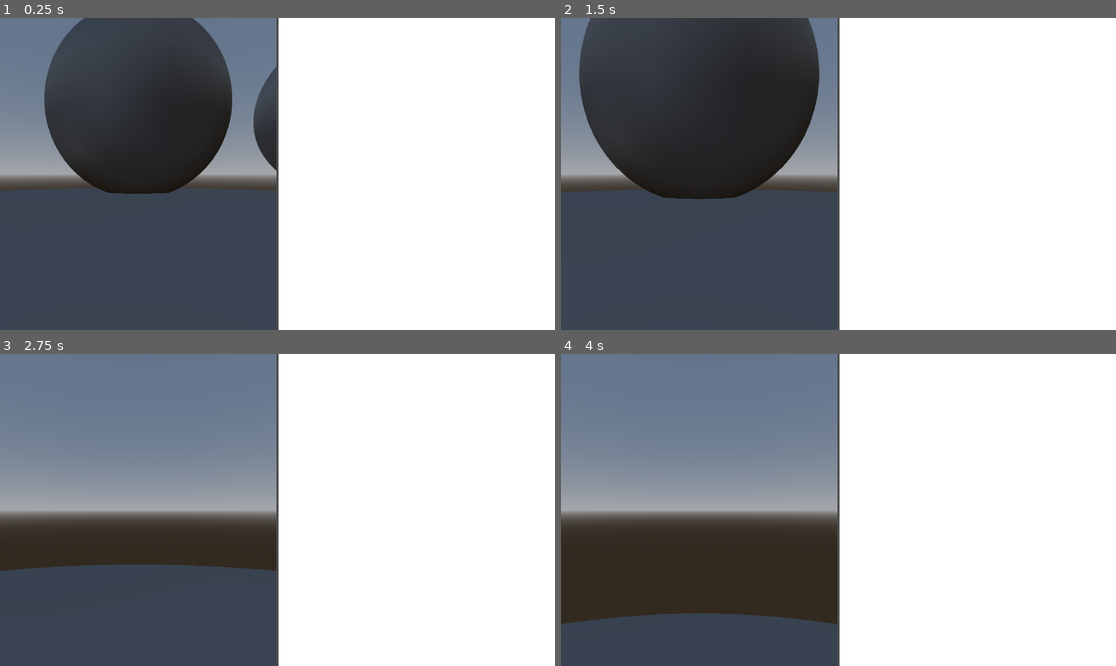
Above: before the commit, frames 1-4 (two rows, left to right).
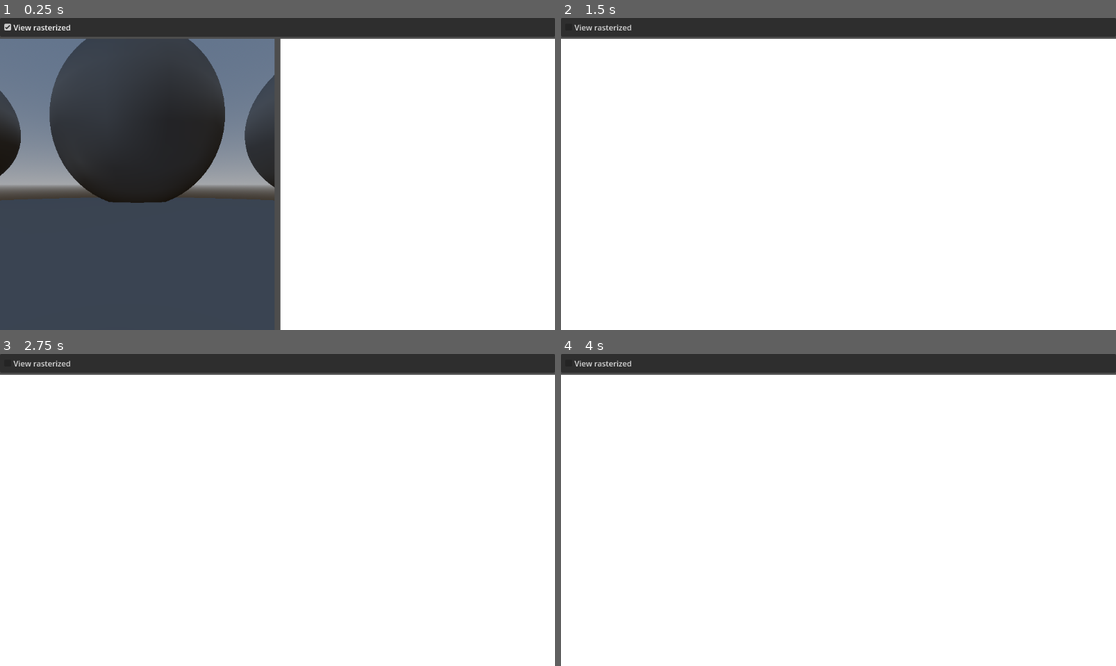
Above: after the commit, the same moments.

Repository: FrancoYudica/ComputePathTracer
Game: Godot game, scene res://main.tscn
Same seed, same stepped clock (60 frames per second), same inputs: the game is played once before the commit and once after it.
Inputs (mouse positions are in pixels of both pictures, inside the frame that each line leads up to):
- Up to frame 1 (0.25 s): no input
- Up to frame 2 (1.5 s): click (838, 27) at 0.5 s, where only the run after the commit has a clickable "View rasterized"; tap Enter at 1.25 s; move the mouse to (866, 174) at 1.27 s; press the mouse at (866, 174) at 1.28 s; hold W (move_forward) from 1.28 s (still down)
- Up to frame 3 (2.75 s): keep holding W (move_forward); move the mouse to (249, 510) at 2.02 s; release the mouse at (249, 510) at 2.03 s; tap Shift (sprint) at 2.1 s; click (249, 510) at 2.3 s
- Up to frame 4 (4 s): keep holding W (move_forward); move the mouse to (849, 503) at 2.77 s; press the mouse at (849, 503) at 2.78 s; move the mouse to (832, 516) at 3.52 s; release the mouse at (832, 516) at 3.53 s; click (832, 516) at 3.6 s

The runs differ from the first frame. In frame 1, 11% of the frame differs, in the area x 0-100%, y 0-100%; in frame 2, 52%; in frame 3, 54%; in frame 4, 54%.
Error in both runs: Cannot call method 'shader_create_from_spirv' on a null value. (res://renderer.gd:61)

Commit message:
Stochastic rendering

Diff:
--- a/cpt/camera_controller.gd
+++ b/cpt/camera_controller.gd
@@ -1,4 +1,6 @@
-extends Camera3D
+extends Node
+
+@export var camera: Camera3D
 
 const MOUSE_SENSITIVITY = 0.002
 
@@ -12,23 +14,27 @@
 var velocity := Vector3()
 
 # The initial camera node rotation.
-var initial_rotation := rotation.y
+@onready var initial_rotation := camera.rotation.y
 
-func _ready() -> void:
-	Input.set_mouse_mode(Input.MOUSE_MODE_CAPTURED)
+var _tracking_mouse: bool = false
 
 func _input(event: InputEvent) -> void:
-	if event is InputEventMouseMotion:
+	if event.is_action_released("mouse_down"):
+		Input.set_mouse_mode(Input.MOUSE_MODE_VISIBLE)
+		_tracking_mouse = false
+
+	if event is InputEventMouseMotion and _tracking_mouse:
 		# Horizontal mouse look.
-		rotation.y -= event.relative.x * MOUSE_SENSITIVITY
+		camera.rotation.y -= event.relative.x * MOUSE_SENSITIVITY
 		# Vertical mouse look, clamped to -90..90 degrees.
-		rotation.x = clamp(rotation.x - event.relative.y * MOUSE_SENSITIVITY, deg_to_rad(-90), deg_to_rad(90))
+		camera.rotation.x = clamp(camera.rotation.x - event.relative.y * MOUSE_SENSITIVITY, deg_to_rad(-90), deg_to_rad(90))
 
-	if event is InputEventKey and event.pressed and event.keycode == KEY_ESCAPE:
-		Input.set_mouse_mode(Input.MOUSE_MODE_VISIBLE)
+func _unhandled_input(event: InputEvent) -> void:
+	if event.is_action_pressed("mouse_down"):
+		Input.set_mouse_mode(Input.MOUSE_MODE_CAPTURED)
+		_tracking_mouse = true
 
 func _process(delta: float) -> void:
-
 	motion.x = Input.get_action_strength("move_right") -  Input.get_action_strength("move_left")
 	motion.y = Input.get_action_strength("move_up") -  Input.get_action_strength("move_down")
 	motion.z = Input.get_action_strength("move_backward") -  Input.get_action_strength("move_forward")
@@ -42,11 +48,11 @@
 
 	# Rotate the motion based on the camera angle.
 	var look_dir = motion \
-		.rotated(Vector3(0, 1, 0), rotation.y - initial_rotation) \
-		.rotated(Vector3(1, 0, 0), cos(rotation.y) * rotation.x) \
-		.rotated(Vector3(0, 0, 1), -sin(rotation.y) * rotation.x)
+		.rotated(Vector3(0, 1, 0), camera.rotation.y - initial_rotation) \
+		.rotated(Vector3(1, 0, 0), cos(camera.rotation.y) * camera.rotation.x) \
+		.rotated(Vector3(0, 0, 1), -sin(camera.rotation.y) * camera.rotation.x)
 
 	# Add motion, apply friction and velocity.
 	velocity += look_dir * move_speed
 	velocity *= 0.9
-	position += velocity * delta
+	camera.position += velocity * delta
--- a/cpt/main.tscn
+++ b/cpt/main.tscn
@@ -1,6 +1,7 @@
-[gd_scene load_steps=8 format=3 uid="uid://cnli58scmym3d"]
+[gd_scene load_steps=9 format=3 uid="uid://cnli58scmym3d"]
 
 [ext_resource type="Script" uid="uid://4bioo7rfdpe8" path="res://renderer.gd" id="1_0xm2m"]
+[ext_resource type="Script" uid="uid://b7h1hntesd0d2" path="res://settings_panel_container.gd" id="2_lquwl"]
 [ext_resource type="Script" uid="uid://bvn3mb2r5hsrn" path="res://camera_controller.gd" id="3_1bvp3"]
 [ext_resource type="PackedScene" uid="uid://dm8mjnxxqhqps" path="res://geometric_objects/procedural_sphere.tscn" id="3_7mycd"]
 [ext_resource type="Script" uid="uid://co7o0yn67fcwx" path="res://texture_loader.gd" id="3_h2yge"]
@@ -22,13 +23,14 @@
 anchor_bottom = 1.0
 grow_horizontal = 2
 grow_vertical = 2
+mouse_filter = 2
 
 [node name="Renderer" type="Node" parent="." node_paths=PackedStringArray("camera", "render_control")]
 script = ExtResource("1_0xm2m")
-camera = NodePath("../HBoxContainer/SubViewportContainer/SubViewport/Node3D/Camera3D")
-render_control = NodePath("../HBoxContainer/SubViewportContainerPathTracer")
+camera = NodePath("../VBoxContainer/HBoxContainer/RasterizedSubViewportContainer/SubViewport/Node3D/Camera3D")
+render_control = NodePath("../VBoxContainer/HBoxContainer/SubViewportContainerPathTracer/SubViewport/ColorRect")
 
-[node name="HBoxContainer" type="HBoxContainer" parent="."]
+[node name="VBoxContainer" type="VBoxContainer" parent="."]
 layout_mode = 1
 anchors_preset = 15
 anchor_right = 1.0
@@ -36,63 +38,94 @@
 grow_horizontal = 2
 grow_vertical = 2
 
-[node name="SubViewportContainer" type="SubViewportContainer" parent="HBoxContainer"]
+[node name="SettingsPanelContainer" type="PanelContainer" parent="VBoxContainer" node_paths=PackedStringArray("rasterized_panel")]
+layout_mode = 2
+script = ExtResource("2_lquwl")
+rasterized_panel = NodePath("../HBoxContainer/RasterizedSubViewportContainer")
+
+[node name="MarginContainer" type="MarginContainer" parent="VBoxContainer/SettingsPanelContainer"]
+layout_mode = 2
+theme_override_constants/margin_left = 4
+theme_override_constants/margin_top = 4
+theme_override_constants/margin_right = 4
+theme_override_constants/margin_bottom = 4
+
+[node name="RasterizedCheckBox" type="CheckBox" parent="VBoxContainer/SettingsPanelContainer/MarginContainer"]
+layout_mode = 2
+button_pressed = true
+text = "View rasterized"
+
+[node name="HBoxContainer" type="SplitContainer" parent="VBoxContainer"]
+layout_mode = 2
+size_flags_vertical = 3
+
+[node name="RasterizedSubViewportContainer" type="SubViewportContainer" parent="VBoxContainer/HBoxContainer"]
 layout_mode = 2
 size_flags_horizontal = 3
 stretch = true
 
-[node name="SubViewport" type="SubViewport" parent="HBoxContainer/SubViewportContainer"]
+[node name="SubViewport" type="SubViewport" parent="VBoxContainer/HBoxContainer/RasterizedSubViewportContainer"]
 handle_input_locally = false
-size = Vector2i(574, 648)
+size = Vector2i(570, 605)
 render_target_update_mode = 4
 
-[node name="Node3D" type="Node3D" parent="HBoxContainer/SubViewportContainer/SubViewport"]
+[node name="Node3D" type="Node3D" parent="VBoxContainer/HBoxContainer/RasterizedSubViewportContainer/SubViewport"]
 
-[node name="Camera3D" type="Camera3D" parent="HBoxContainer/SubViewportContainer/SubViewport/Node3D"]
+[node name="Camera3D" type="Camera3D" parent="VBoxContainer/HBoxContainer/RasterizedSubViewportContainer/SubViewport/Node3D"]
 transform = Transform3D(1, 0, 0, 0, 1, 0, 0, 0, 1, 0, 0.096968114, 0)
 environment = SubResource("Environment_h2yge")
 current = true
-script = ExtResource("3_1bvp3")
 
-[node name="ProceduralSphere" parent="HBoxContainer/SubViewportContainer/SubViewport/Node3D" instance=ExtResource("3_7mycd")]
+[node name="ProceduralSphere" parent="VBoxContainer/HBoxContainer/RasterizedSubViewportContainer/SubViewport/Node3D" instance=ExtResource("3_7mycd")]
 transform = Transform3D(2, 0, 0, 0, 2, 0, 0, 0, 2, 0, 0.82193756, -2.3823183)
+skeleton = NodePath("../../../../../..")
 
-[node name="ProceduralSphere2" parent="HBoxContainer/SubViewportContainer/SubViewport/Node3D" instance=ExtResource("3_7mycd")]
-transform = Transform3D(0.998079, 0, 0.06195439, 0, 1, 0, -0.06195439, 0, 0.998079, 0, 0.41632354, 0.2329768)
+[node name="ProceduralSphere2" parent="VBoxContainer/HBoxContainer/RasterizedSubViewportContainer/SubViewport/Node3D" instance=ExtResource("3_7mycd")]
+transform = Transform3D(0.998079, 0, 0.06195439, 0, 1, 0, -0.06195439, 0, 0.998079, -1.490622, 0.53590345, -1.4769747)
+skeleton = NodePath("../../../../../..")
 
-[node name="ProceduralSphere3" parent="HBoxContainer/SubViewportContainer/SubViewport/Node3D" instance=ExtResource("3_7mycd")]
+[node name="ProceduralSphere3" parent="VBoxContainer/HBoxContainer/RasterizedSubViewportContainer/SubViewport/Node3D" instance=ExtResource("3_7mycd")]
 transform = Transform3D(1, 0, 0, 0, 1, 0, 0, 0, 1, 1.2524259, 0, 0)
+skeleton = NodePath("../../../../../..")
 
-[node name="ProceduralSphere4" parent="HBoxContainer/SubViewportContainer/SubViewport/Node3D" instance=ExtResource("3_7mycd")]
+[node name="ProceduralSphere4" parent="VBoxContainer/HBoxContainer/RasterizedSubViewportContainer/SubViewport/Node3D" instance=ExtResource("3_7mycd")]
 transform = Transform3D(1, 0, 0, 0, 1, 0, 0, 0, 1, 1.2524259, 0.46467423, -1.1992314)
+skeleton = NodePath("../../../../../..")
 
-[node name="ProceduralSphere5" parent="HBoxContainer/SubViewportContainer/SubViewport/Node3D" instance=ExtResource("3_7mycd")]
+[node name="ProceduralSphere5" parent="VBoxContainer/HBoxContainer/RasterizedSubViewportContainer/SubViewport/Node3D" instance=ExtResource("3_7mycd")]
 transform = Transform3D(100, 0, 0, 0, 100, 0, 0, 0, 100, 0, -50, 0)
+skeleton = NodePath("../../../../../..")
 
-[node name="SubViewportContainerPathTracer" type="SubViewportContainer" parent="HBoxContainer"]
+[node name="SubViewportContainerPathTracer" type="SubViewportContainer" parent="VBoxContainer/HBoxContainer"]
 layout_mode = 2
 size_flags_horizontal = 3
 stretch = true
 
-[node name="SubViewport" type="SubViewport" parent="HBoxContainer/SubViewportContainerPathTracer"]
+[node name="SubViewport" type="SubViewport" parent="VBoxContainer/HBoxContainer/SubViewportContainerPathTracer"]
 handle_input_locally = false
-size = Vector2i(574, 648)
+size = Vector2i(570, 605)
 render_target_update_mode = 4
 
-[node name="ColorRect" type="ColorRect" parent="HBoxContainer/SubViewportContainerPathTracer/SubViewport"]
+[node name="ColorRect" type="ColorRect" parent="VBoxContainer/HBoxContainer/SubViewportContainerPathTracer/SubViewport"]
 anchors_preset = 15
 anchor_right = 1.0
 anchor_bottom = 1.0
 grow_horizontal = 2
 grow_vertical = 2
 
-[node name="TextureRect" type="TextureRect" parent="HBoxContainer/SubViewportContainerPathTracer/SubViewport"]
+[node name="TextureRect" type="TextureRect" parent="VBoxContainer/HBoxContainer/SubViewportContainerPathTracer/SubViewport"]
 anchors_preset = 15
 anchor_right = 1.0
 anchor_bottom = 1.0
 grow_horizontal = 2
 grow_vertical = 2
 
-[node name="TextureLoader" type="Node" parent="HBoxContainer/SubViewportContainerPathTracer/SubViewport/TextureRect" node_paths=PackedStringArray("renderer")]
+[node name="TextureLoader" type="Node" parent="VBoxContainer/HBoxContainer/SubViewportContainerPathTracer/SubViewport/TextureRect" node_paths=PackedStringArray("renderer")]
 script = ExtResource("3_h2yge")
-renderer = NodePath("../../../../../Renderer")
+renderer = NodePath("../../../../../../Renderer")
+
+[node name="CameraController" type="Node" parent="." node_paths=PackedStringArray("camera")]
+script = ExtResource("3_1bvp3")
+camera = NodePath("../VBoxContainer/HBoxContainer/RasterizedSubViewportContainer/SubViewport/Node3D/Camera3D")
+
+[connection signal="toggled" from="VBoxContainer/SettingsPanelContainer/MarginContainer/RasterizedCheckBox" to="VBoxContainer/SettingsPanelContainer" method="_on_rasterized_check_box_toggled"]
--- a/cpt/project.godot
+++ b/cpt/project.godot
@@ -56,3 +56,8 @@
 "events": [Object(InputEventKey,"resource_local_to_scene":false,"resource_name":"","device":-1,"window_id":0,"alt_press …(195 unchanged characters)…
 ]
 }
+mouse_down={
+"deadzone": 0.2,
+"events": [Object(InputEventMouseButton,"resource_local_to_scene":false,"resource_name":"","device":-1,"window_id":0,"alt_pressed":false,"shift_pressed":false,"ctrl_pressed":false,"meta_pressed":false,"button_mask":0,"position":Vector2(0, 0),"global_position":Vector2(0, 0),"factor":1.0,"button_index":1,"canceled":false,"pressed":false,"double_click":false,"script":null)
+]
+}
--- a/cpt/renderer.gd
+++ b/cpt/renderer.gd
@@ -144,10 +144,11 @@
 	var x_groups = ceili(float(texture_width) / 8)
 	var y_groups = ceili(float(texture_height) / 8)
 
-	var push_constant = PackedInt32Array([
+	var push_constant = PackedFloat32Array([
 		texture_width,
 		texture_height,
-		0, 0
+		randf(),
+		randf()
 	])
 
 	var push_constant_byte_array = push_constant.to_byte_array()
@@ -168,13 +169,21 @@
 func _update_camera_storage_buffer():
 	# Build camera matrices
 	var view = camera.get_camera_transform().affine_inverse()
-	var projection = camera.get_camera_projection()
+	var projection = camera.get_camera_projection() # Scene camera projection. Viewport dependent fov
+
+	# Re-calculates projection with scene aspect ratio
+	var corrected_projection = Projection.create_perspective(
+		camera.fov,
+		float(get_render_width()) / float(get_render_height()),
+		projection.get_z_near(),
+		projection.get_z_far()
+	)
 
 	var view_floats = transform3d_to_mat4_floats(view)
 	var proj_floats = PackedFloat32Array()
 	for c in range(4):
 		for r in range(4):
-			proj_floats.append(projection[c][r])
+			proj_floats.append(corrected_projection[c][r])
 
 	# Combine view + projection
 	var camera_data = PackedFloat32Array()
--- /dev/null
+++ b/cpt/settings_panel_container.gd
@@ -0,0 +1,6 @@
+extends PanelContainer
+
+@export var rasterized_panel: Control
+
+func _on_rasterized_check_box_toggled(toggled_on: bool) -> void:
+	rasterized_panel.visible = toggled_on
Not shown, added: cpt/settings_panel_container.gd.uid
Not shown, changed: cpt/shaders/pathtracer.glsl
Not shown, changed: cpt/shaders/common.glsl.inc
